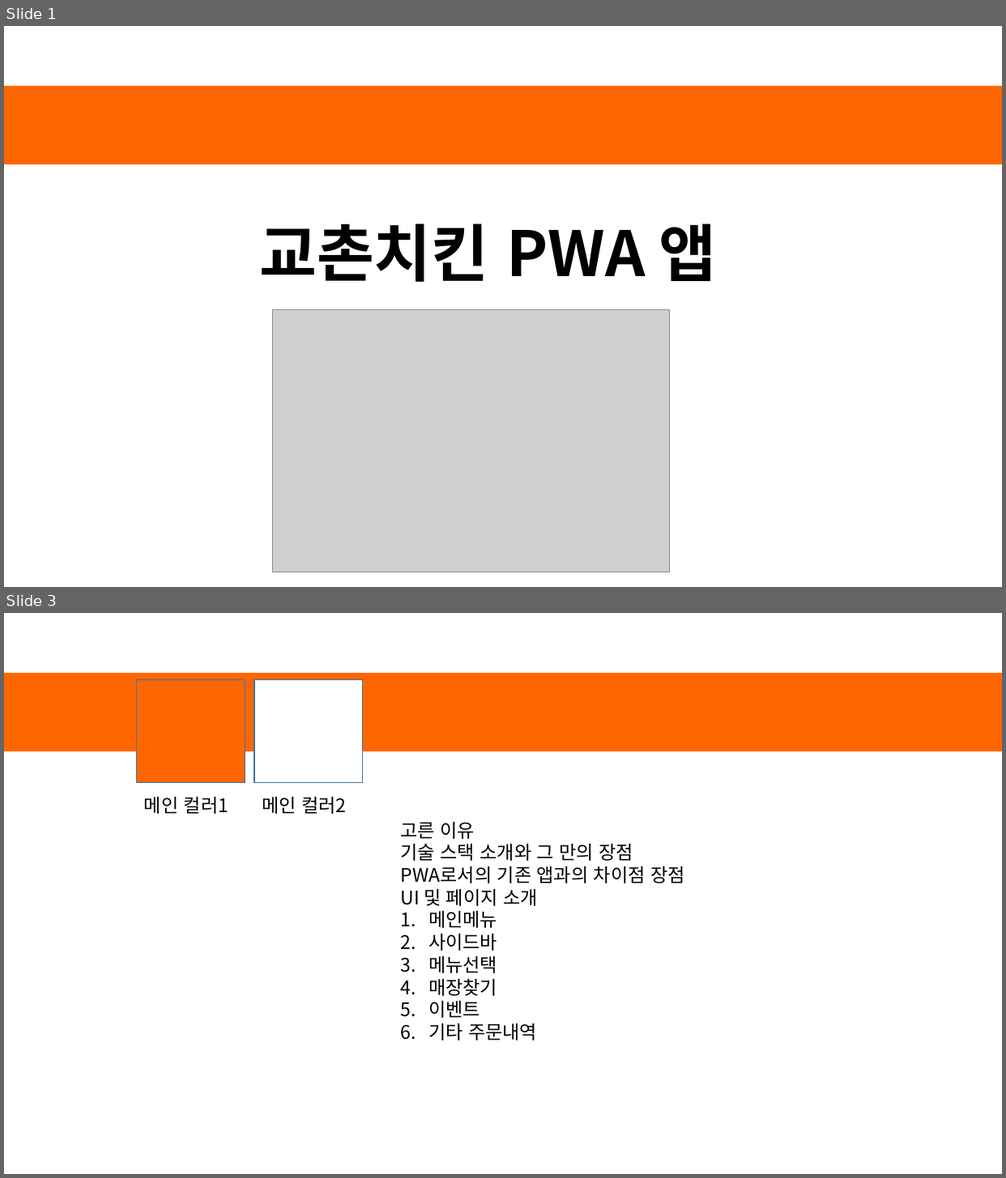
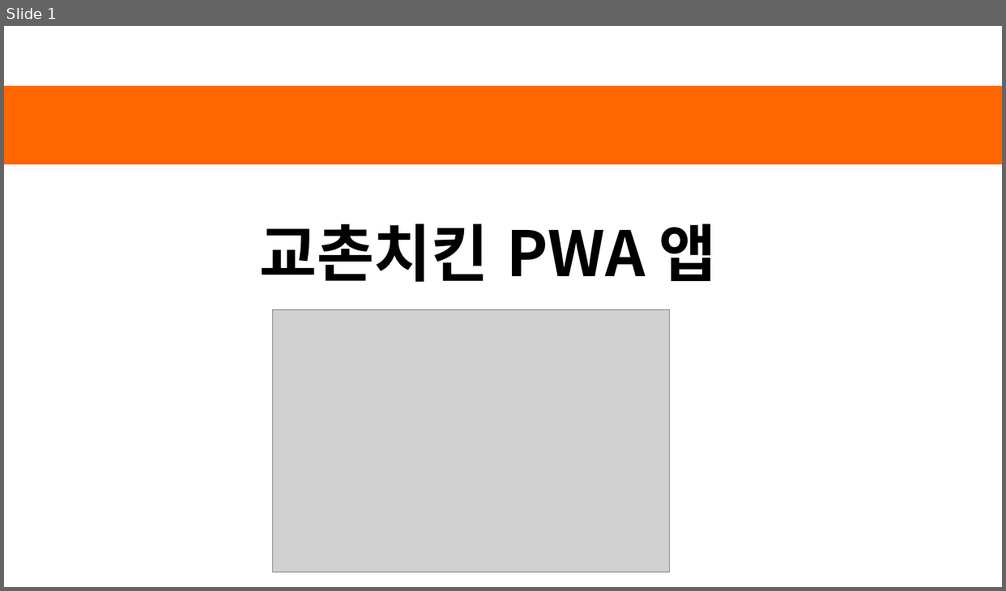
Before and after one commit to SWCheol/kyochon, a slide deck: kyochon.pptx. Shown one above the other, each under a label of ours: slides 1 and 3 before the commit, slide 1 after it; the slides between them are not shown. The pictures are 1006x1178 and 1006x591 pixels, drawn with LibreOffice and Linux fonts; fonts in the diff are those of the drawing; grey boxes stand for pictures. Boxes give left, top, right and bottom in pixels: in the first picture for what was removed or moved away, otherwise in the second. Text is boxed around its words. In the diff, an @@ line names an element or a change of style, - is before the commit and + after.

```diff
--- a/kyochon.pptx
+++ b/kyochon.pptx
@@ slide 3 removed at [4,613,1002,1174], background #FFFFFF; not listed: 1 template element that a slide beside it also shows @@
@@ rectangle removed at [137,679,245,782] @@
@@ rectangle removed at [254,679,363,782] @@
@@ text removed at [144,797,228,814] @@
-메인 컬러1
@@ text removed at [262,797,346,814] @@
-메인 컬러2
@@ text removed at [401,822,685,1041] @@
-고른 이유
-기술 스택 소개와 그 만의 장점
-PWA로서의 기존 앱과의 차이점 장점
-UI 및 페이지 소개
-1. 메인메뉴
-2. 사이드바
-3. 메뉴선택
-4. 매장찾기
-5. 이벤트
-6. 기타 주문내역
```
Also in this commit, not shown: 6 slides changed, 5 slides added, 2 other slides removed, 2 other files.
